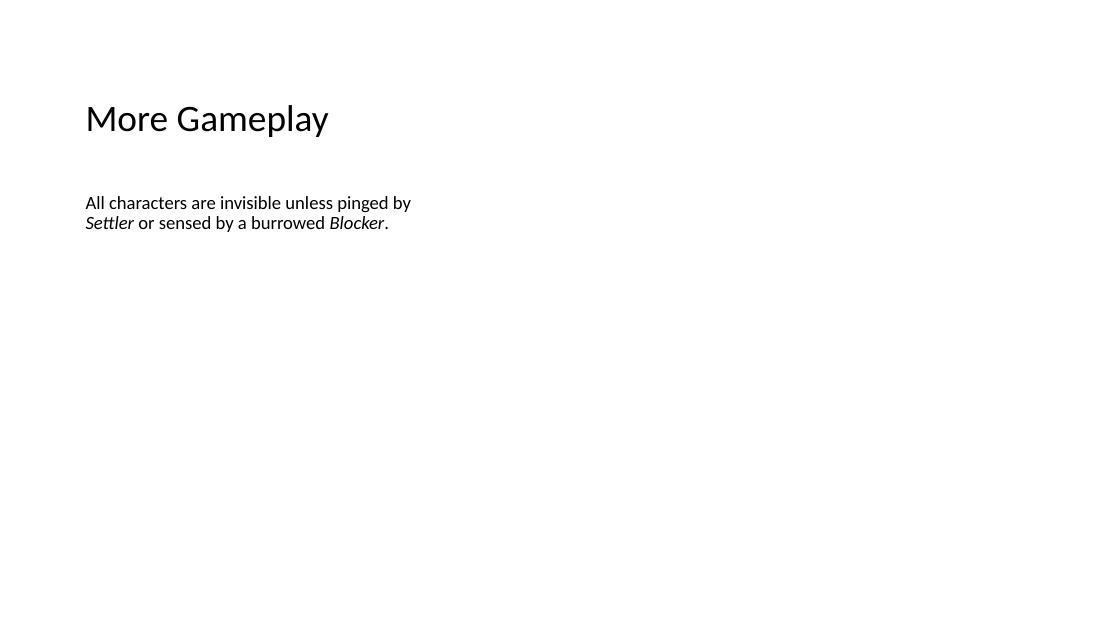
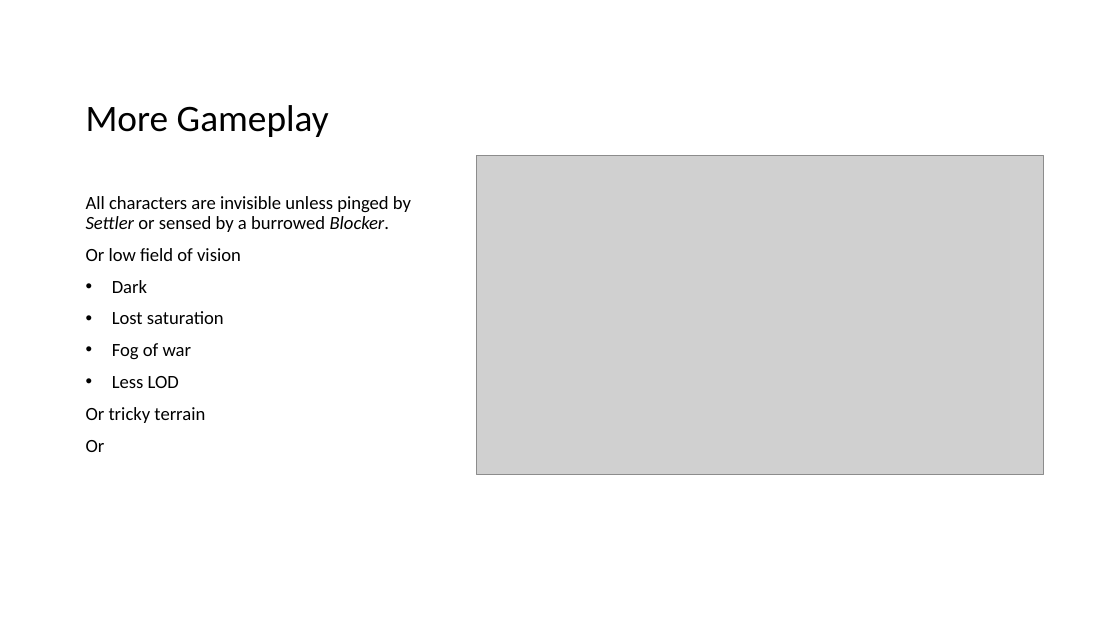
Before and after one commit to Piglettank/WomboCombo, a slide deck: slide 6 of Phase 2 - Writing down the details.pptx (slide 7 before the commit). Drawn at 1120x630 pixels with LibreOffice and Linux fonts; fonts in the diff are those of the drawing; grey boxes stand for pictures. Boxes give left, top, right and bottom in pixels: in the first picture for what was removed or moved away, otherwise in the second. Text is boxed around its words. In the diff, an @@ line names an element or a change of style, - is before the commit and + after.

```diff
--- a/Phase 2 - Writing down the details.pptx
+++ b/Phase 2 - Writing down the details.pptx
@@ picture added at (476,155,1044,475) @@
@@ text at (86,248,241,452): paragraphs added @@
+Or low field of vision
+• Dark
+• Lost saturation
+• Fog of war
+• Less LOD
+Or tricky terrain
+Or
```
Also in this commit, not shown: 6 other slides changed, 2 slides added, 1 slide removed, 21 other files.
